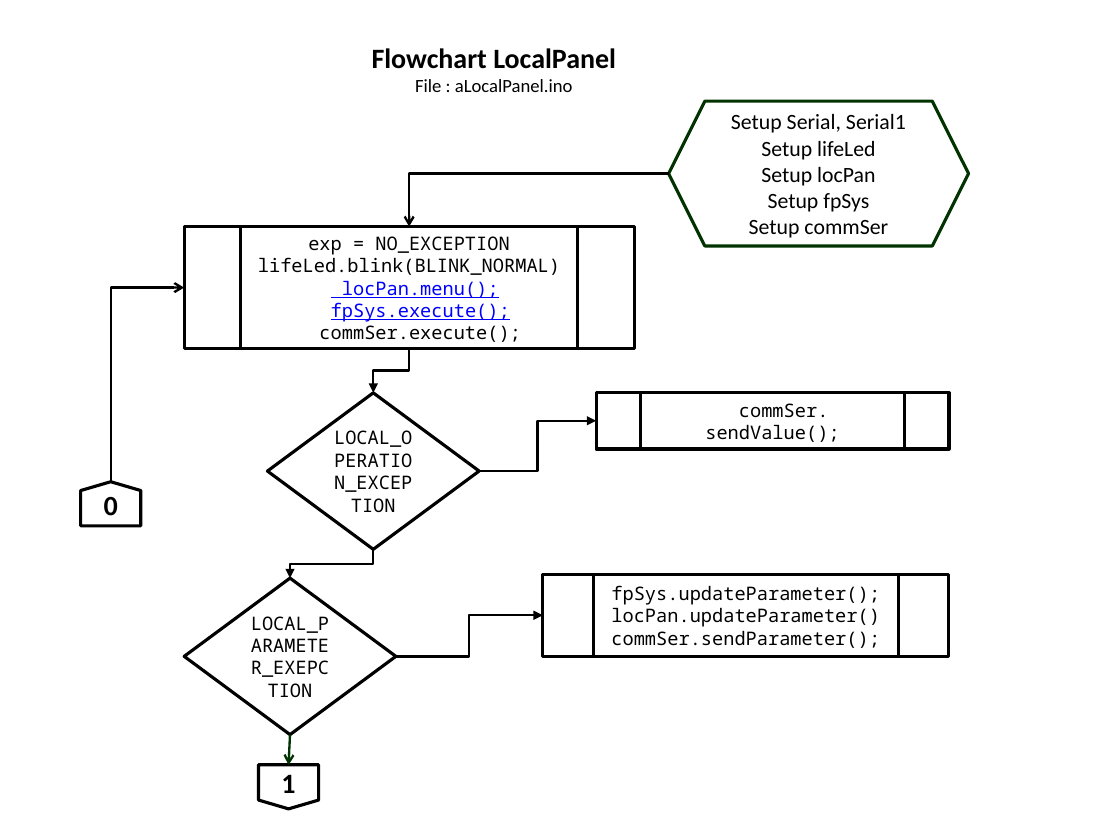
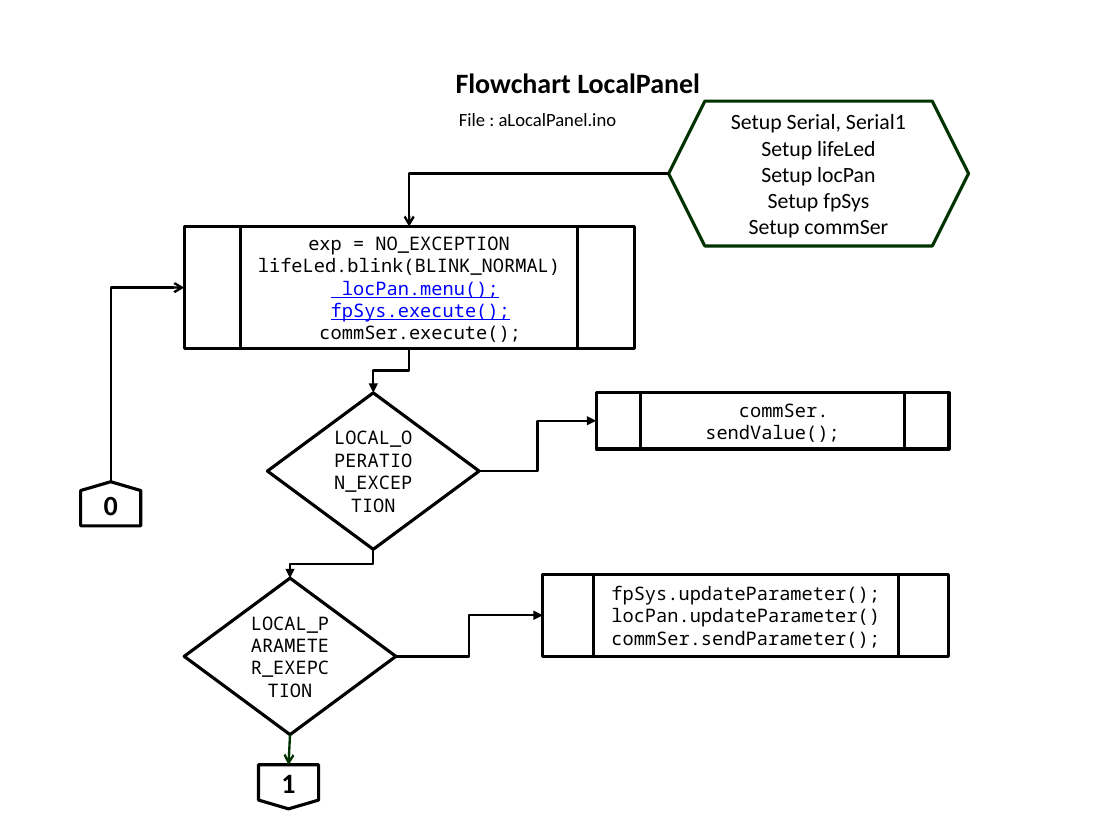
Before and after one commit to slametsampon/WFPS, a slide deck: slide 5 of resources/WFPS.pptx. Drawn at 1120x840 pixels with LibreOffice and Linux fonts; fonts in the diff are those of the drawing; background and template pictures are left out. Boxes give left, top, right and bottom in pixels: in the first picture for what was removed or moved away, otherwise in the second. Text is boxed around its words. In the diff, an @@ line names an element or a change of style, - is before the commit and + after.

```diff
--- a/resources/WFPS.pptx
+++ b/resources/WFPS.pptx
@@ text at <box>372,48,616,69</box>: paragraph removed @@
-Flowchart LocalPanel
@@ title added at <box>456,73,700,94</box>, 18 pt, text #000000, bold @@
+Flowchart LocalPanel
@@ text "File : aLocalPanel.ino": place and size @@
-text "File : aLocalPanel.ino" at <box>372,48,616,92</box>
+text "File : aLocalPanel.ino" at <box>459,113,617,126</box>
```
Also in this commit, not shown: 8 other slides changed, 2 slides added.
